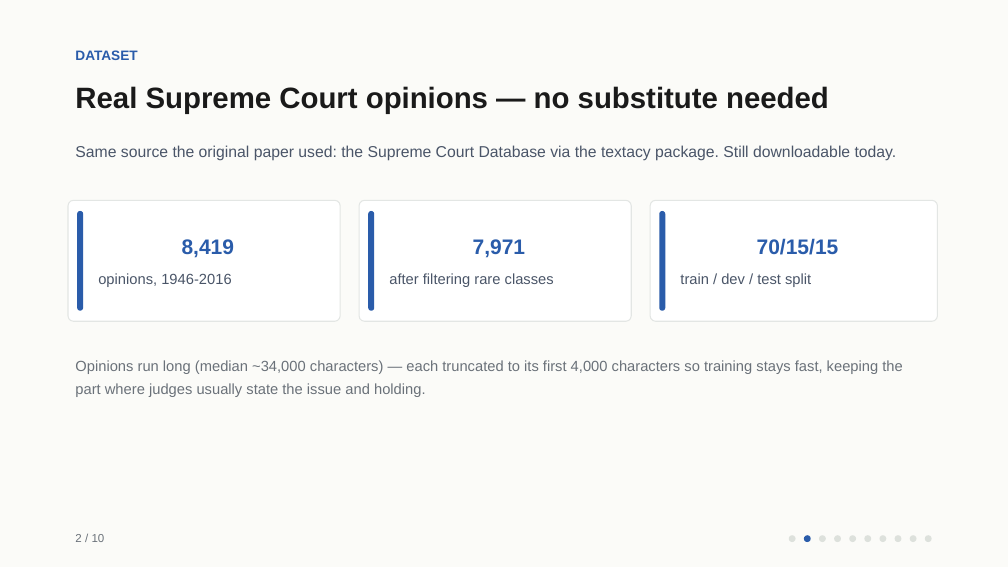
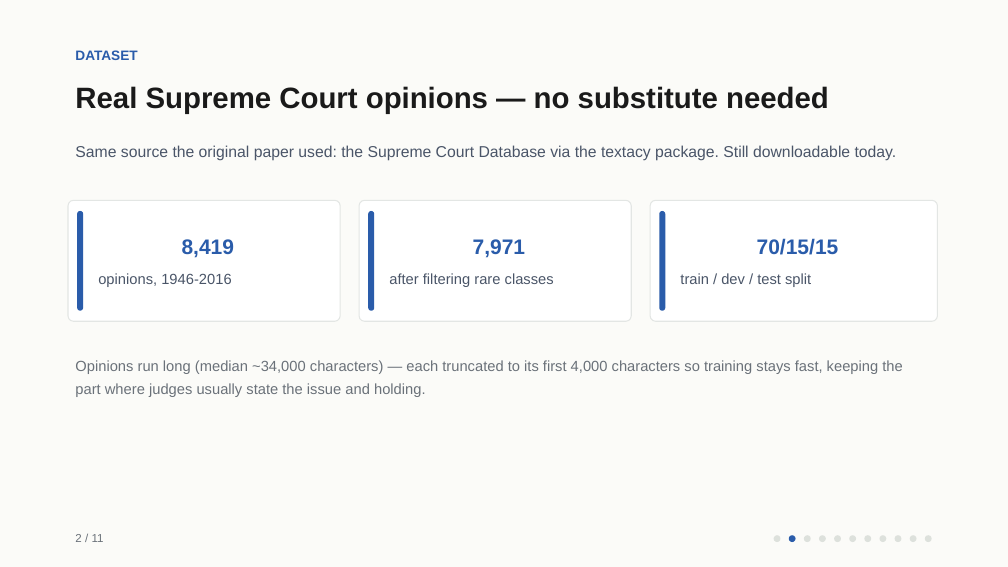
Before and after one commit to amogh-herle/ML-MINI-PROJECT, a slide deck: slide 3 of report/slides.pptx. Drawn at 1008x567 pixels with LibreOffice and Linux fonts; fonts in the diff are those of the drawing. Boxes give left, top, right and bottom in pixels: in the first picture for what was removed or moved away, otherwise in the second. Text is boxed around its words. In the diff, an @@ line names an element or a change of style, - is before the commit and + after.

```diff
--- a/report/slides.pptx
+++ b/report/slides.pptx
@@ text at (x1=75, y1=534, x2=104, y2=542): text changed @@
-2 / 10
+2 / 11
@@ ellipse moved from (x1=789, y1=535, x2=796, y2=542) to (x1=774, y1=535, x2=780, y2=542) @@
@@ ellipse moved from (x1=804, y1=535, x2=811, y2=542) to (x1=789, y1=535, x2=796, y2=542) @@
@@ ellipse added at (x1=804, y1=535, x2=811, y2=542), fill #DDE1DC @@
```
Also in this commit, not shown: 9 other slides changed, 1 slide added, 10 other files.
